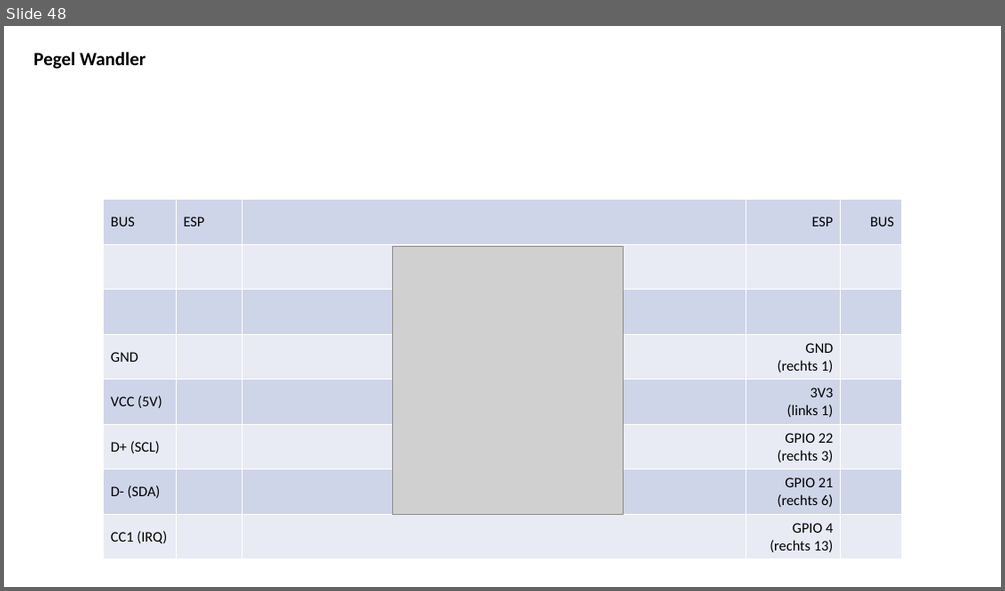
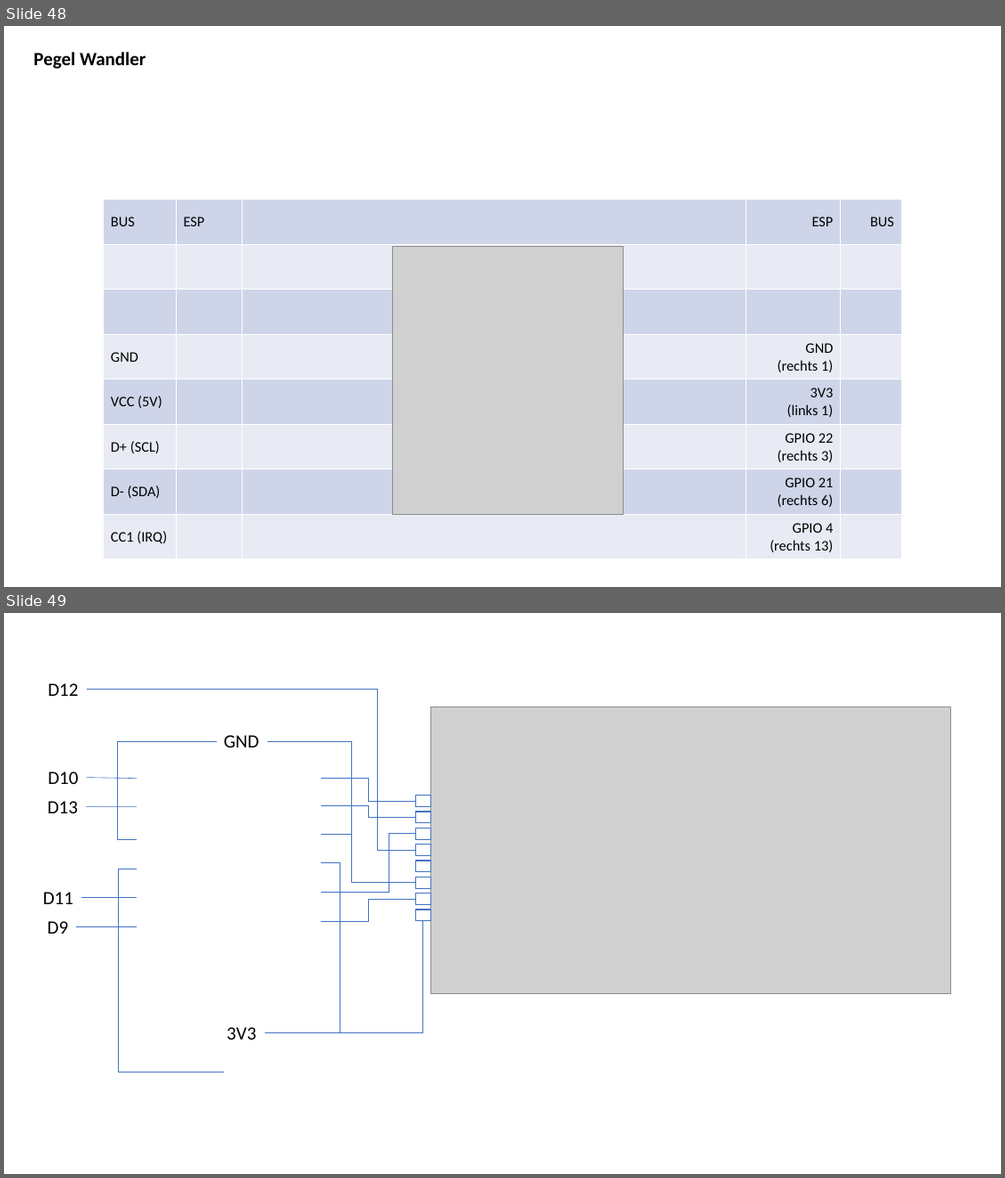
Before and after one commit to jeskes/activityboard, a slide deck: Activityboard.pptx. Shown one above the other, each under a label of ours: slide 48 before the commit, slides 48 and 49 after it. The pictures are 1005x591 and 1005x1178 pixels, drawn with LibreOffice and Linux fonts; fonts in the diff are those of the drawing; grey boxes stand for pictures. Boxes give left, top, right and bottom in pixels: in the first picture for what was removed or moved away, otherwise in the second. Text is boxed around its words. In the diff, an @@ line names an element or a change of style, - is before the commit and + after.

```diff
--- a/Activityboard.pptx
+++ b/Activityboard.pptx
@@ slide 49 added at [4, 613, 1001, 1174], background #FFFFFF @@
@@ text added at [48, 683, 78, 696], 18 pt, text #000000 @@
+D12
@@ elbow line added from (86, 690) to (415, 850), #4472C4 0.5 pt @@
@@ elbow line added from (217, 741) to (137, 840), #4472C4 0.5 pt @@
@@ text added at [224, 735, 259, 747], 18 pt, text #000000 @@
+GND
@@ elbow line added from (267, 741) to (321, 834), #4472C4 0.5 pt @@
@@ text added at [48, 771, 78, 784], 18 pt, text #000000 @@
+D10
@@ line added from (86, 778) to (137, 779), #4472C4 0.5 pt @@
@@ elbow line added from (321, 778) to (415, 801), #4472C4 0.5 pt @@
@@ text added at [48, 801, 78, 813], 18 pt, text #000000 @@
+D13
@@ line added from (86, 807) to (137, 807), #4472C4 0.5 pt @@
@@ elbow line added from (321, 806) to (415, 817), #4472C4 0.5 pt @@
@@ elbow line added from (321, 834) to (415, 883), #4472C4 0.5 pt @@
@@ elbow line added from (321, 892) to (415, 834), #4472C4 0.5 pt @@
@@ elbow line added from (137, 868) to (225, 1071), #4472C4 0.5 pt @@
@@ elbow line added from (264, 1032) to (321, 863), #4472C4 0.5 pt @@
@@ text added at [43, 892, 73, 904], 18 pt, text #000000 @@
+D11
@@ line added from (81, 898) to (137, 898), #4472C4 0.5 pt @@
@@ elbow line added from (321, 921) to (415, 899), #4472C4 0.5 pt @@
@@ text added at [48, 921, 69, 933], 18 pt, text #000000 @@
+D9
@@ line added from (77, 926) to (137, 926), #4472C4 0.5 pt @@
@@ elbow line added from (264, 1032) to (423, 921), #4472C4 0.5 pt @@
@@ group added at [415, 707, 952, 994]: 8 rectangles, 1 picture @@
@@ text added at [226, 1027, 256, 1039], 18 pt, text #000000 @@
+3V3
```
Also in this commit, not shown: 2 slides changed, 6 other slides added, 33 other files.
